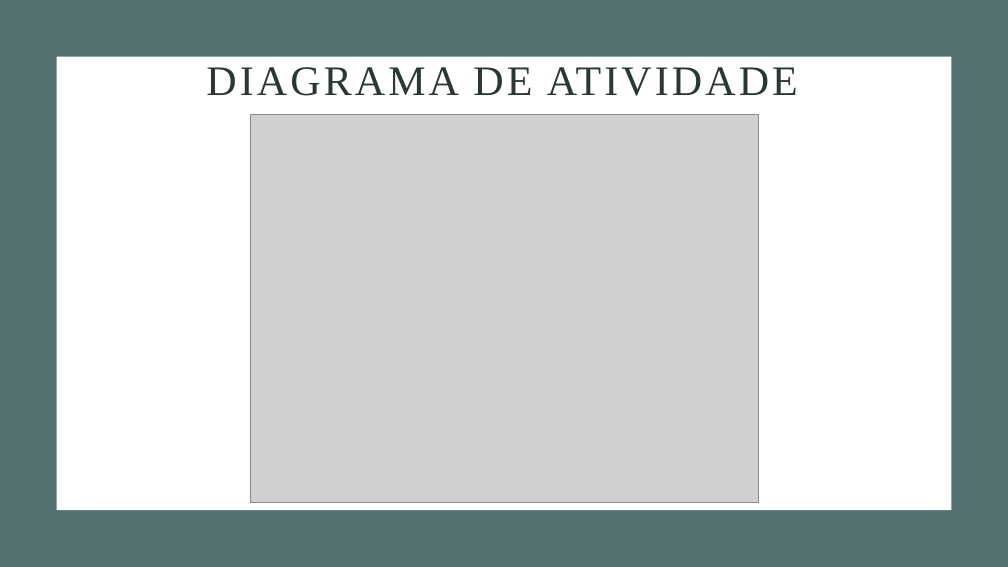
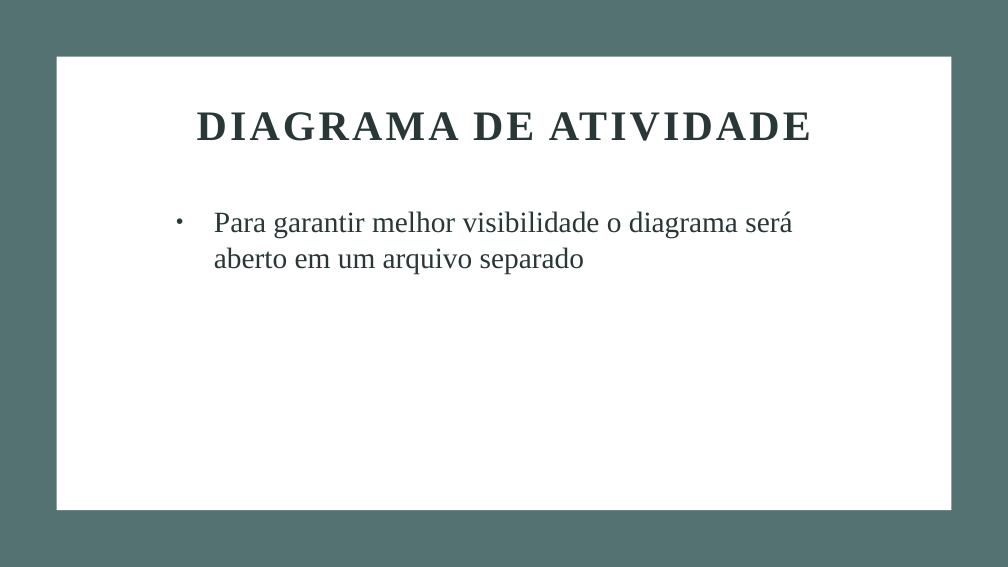
Before and after one commit to bbrez/ProjetoSO2, a slide deck: slide 7 of Apresentação - Sistemas Operacionais.pptx (slide 10 before the commit). Drawn at 1008x567 pixels with LibreOffice and Linux fonts; fonts in the diff are those of the drawing; grey boxes stand for pictures. Boxes give left, top, right and bottom in pixels: in the first picture for what was removed or moved away, otherwise in the second. Text is boxed around its words. In the diff, an @@ line names an element or a change of style, - is before the commit and + after.

```diff
--- a/Apresentação - Sistemas Operacionais.pptx
+++ b/Apresentação - Sistemas Operacionais.pptx
@@ title "DIAGRAMA DE ATIVIDADE" at (x1=197, y1=112, x2=811, y2=141): bold on @@
@@ picture removed at (x1=250, y1=114, x2=758, y2=503) @@
@@ subtitle added at (x1=214, y1=211, x2=792, y2=274), 28 pt, text #293737 @@
+• Para garantir melhor visibilidade o diagrama será aberto em um arquivo separado
```
Also in this commit, not shown: 6 other slides changed, 3 slides removed, 1 other file.
